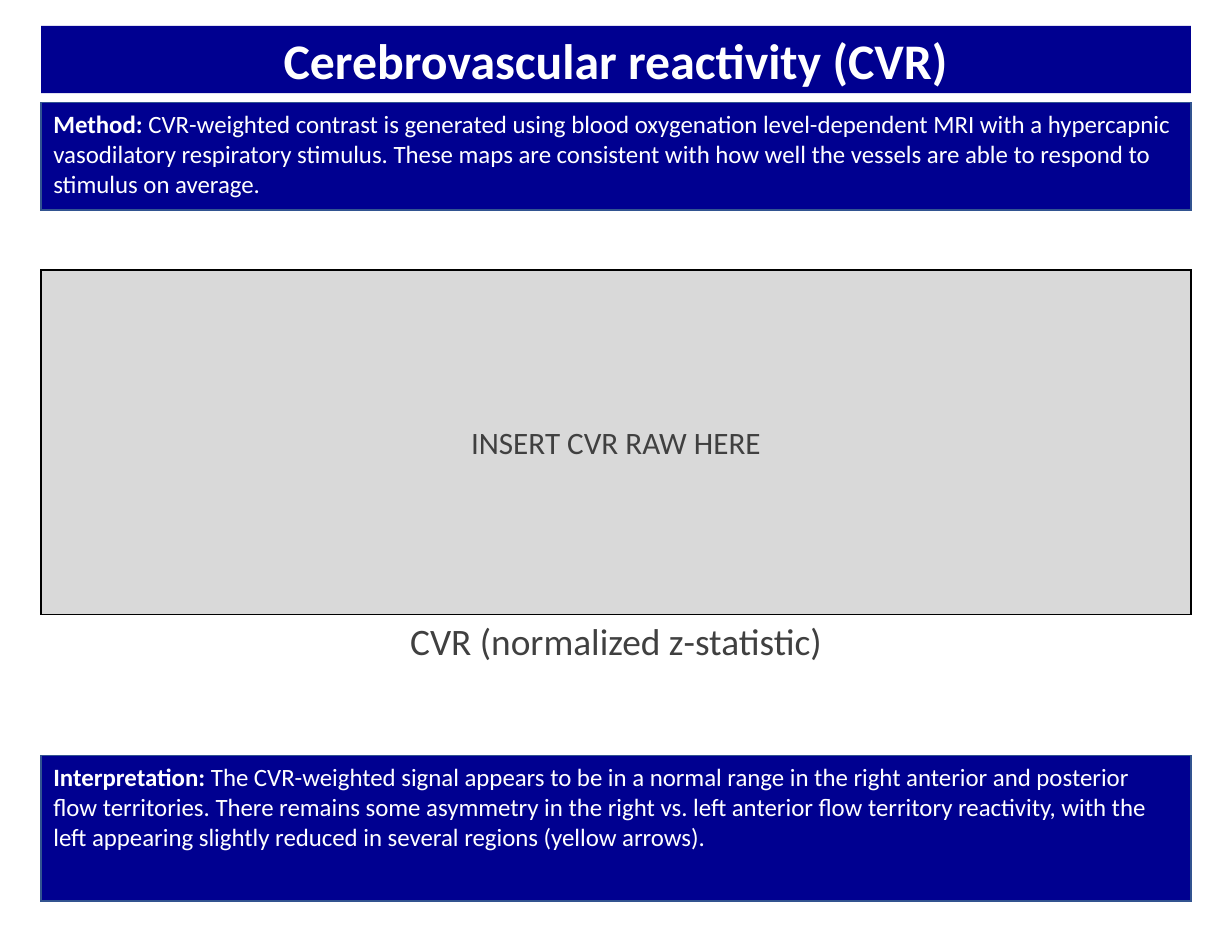
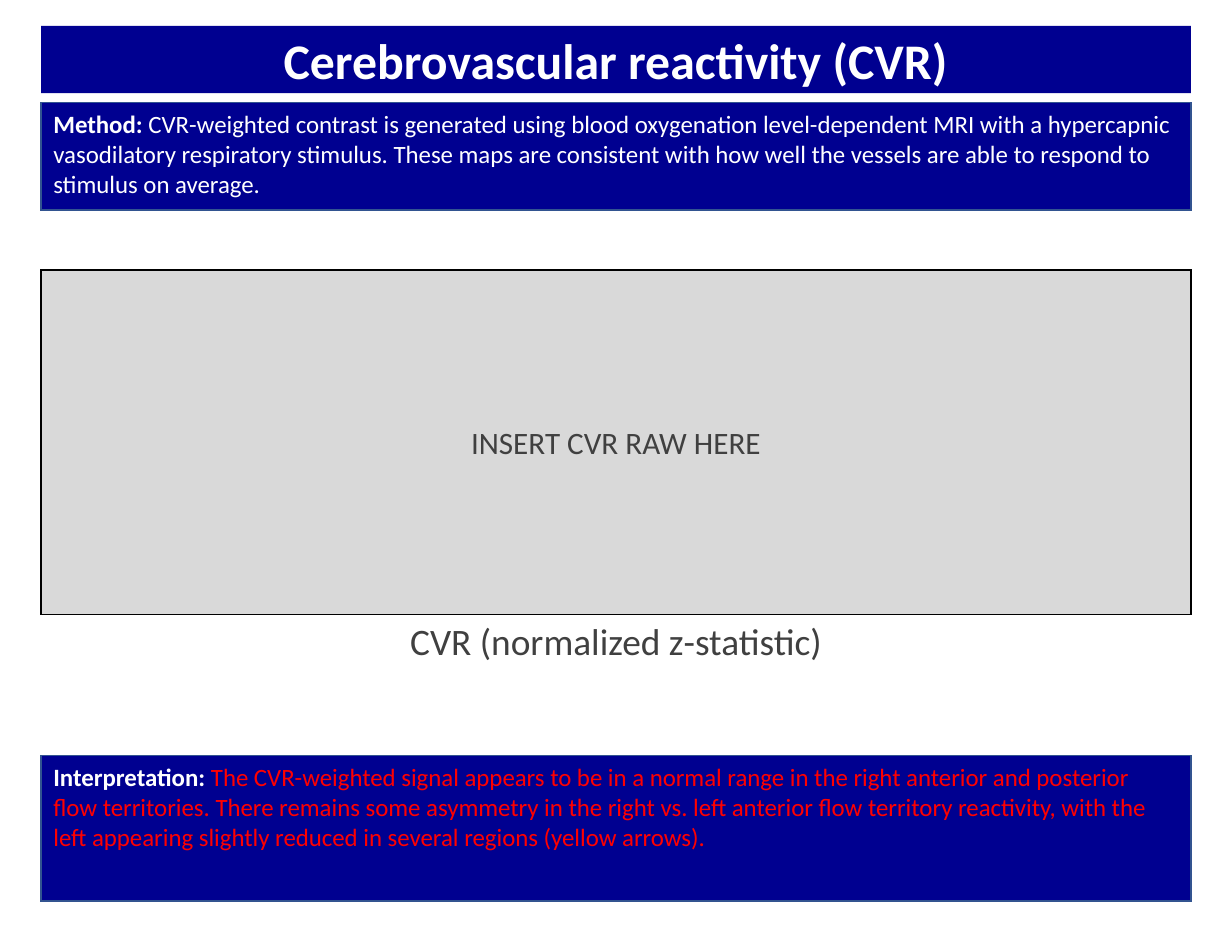
Before and after one commit to rsjones94/scan-reporting, a slide deck: slide 6 of bin/TEMPLATE_BOLD_PLACEHOLDERS.pptx. Drawn at 1232x952 pixels with LibreOffice and Linux fonts; fonts in the diff are those of the drawing. Boxes give left, top, right and bottom in pixels: in the first picture for what was removed or moved away, otherwise in the second. Text is boxed around its words. In the diff, an @@ line names an element or a change of style, - is before the commit and + after.

```diff
--- a/bin/TEMPLATE_BOLD_PLACEHOLDERS.pptx
+++ b/bin/TEMPLATE_BOLD_PLACEHOLDERS.pptx
@@ rectangle "Interpretation: The CVR-weighted signal appears ..." at (41, 755, 1192, 900): text colour #FFFFFF to #FF0000 @@
```
Also in this commit, not shown: 5 other slides changed, 6 other files.
